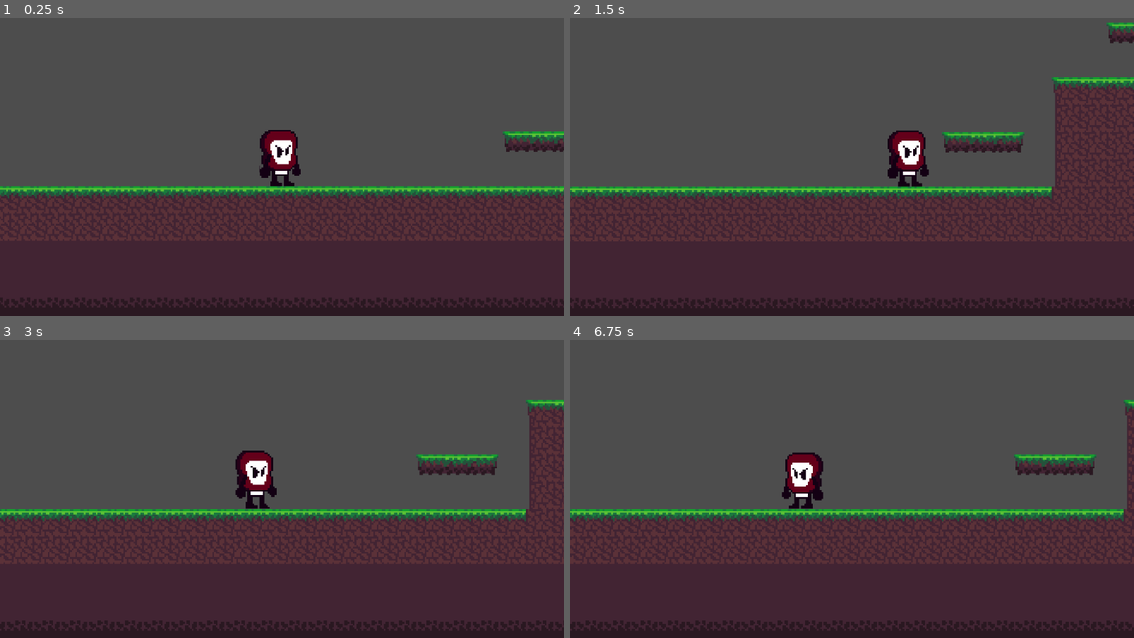
Above: before the commit, frames 1-4 (two rows, left to right).
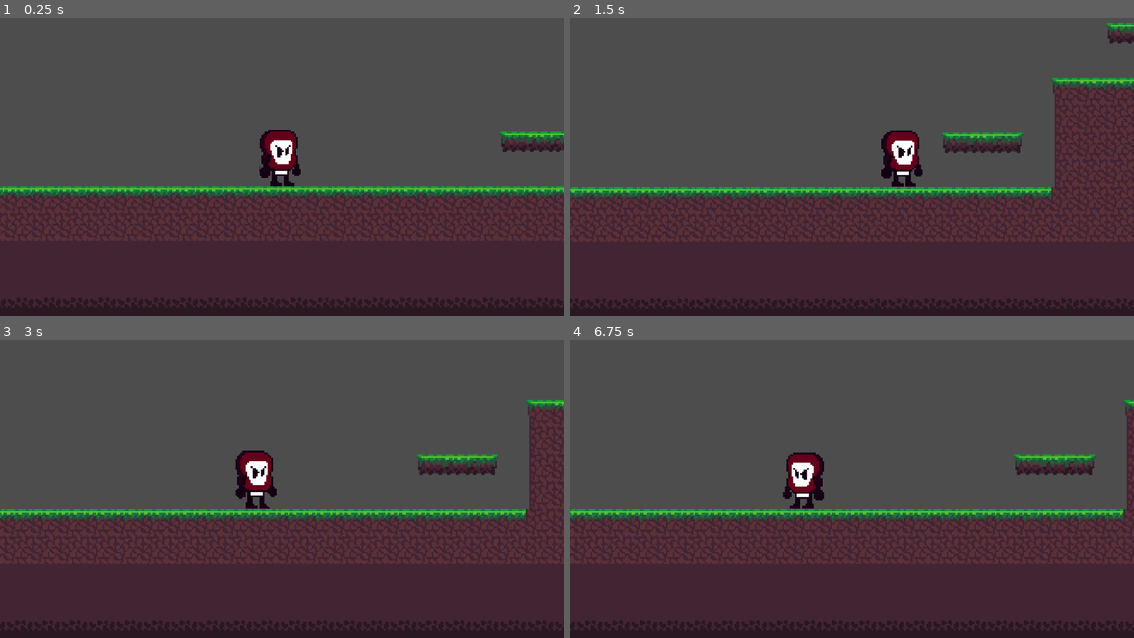
Above: after the commit, the same moments.

Repository: Crayonzla/Ketchup
Game: Godot game, scene res://world.tscn
Two runs of this game, one before a commit and one after it. Both use one fixed random seed, a clock stepped at 60 frames per second and the inputs below.
Inputs:
- Up to frame 1 (0.25 s): no input
- Up to frame 2 (1.5 s): tap Enter (ui_accept) at 0.5, 1.35 s; hold Enter (ui_accept) 0.53-1.28 s; hold Right (ui_right) from 0.53 s (still down)
- Up to frame 3 (3 s): tap Enter (ui_accept) at 1.52, 1.82, 2.85 s; release Right (ui_right) at 2.03 s; hold Left (ui_left) 2.03-2.78 s; hold Enter (ui_accept) 2.03-2.78 s; hold Right (ui_right) from 2.78 s (still down)
- Up to frame 4 (6.75 s): tap Enter (ui_accept) at 3.02, 3.32, 4.35, 4.52, 4.82, 5.85, 6.02, 6.32 s; hold Enter (ui_accept) 3.53-4.28 s; release Right (ui_right) at 4.28 s; hold Left (ui_left) 4.28-5.03 s; hold Right (ui_right) 5.03-5.78 s; hold Enter (ui_accept) 5.03-5.78 s; hold Left (ui_left) from 5.78 s (still down); hold Enter (ui_accept) from 6.53 s (still down)

The runs differ from the first frame. In frame 1, 8.0% of the frame differs, in the area x 0-100%, y 38-75%; in frame 2, 3.9%; in frame 3, less than 0.1%; in frame 4, 0.5%.

Commit message:
maxspeed changed

Diff:
--- a/Funny Gamejam Project/Player.gd
+++ b/Funny Gamejam Project/Player.gd
@@ -1,7 +1,7 @@
 extends CharacterBody2D
 
 const speed = 1
-const maxspeed = 60
+const maxspeed = 45
 const jumpmax = -100
 const gravity = 325
 const acc = 1
--- a/Funny Gamejam Project/world.tscn
+++ b/Funny Gamejam Project/world.tscn
@@ -194,6 +194,7 @@
 [node name="World" type="Node2D"]
 
 [node name="TileMap" type="TileMap" parent="."]
+position = Vector2(-1, 0)
 scale = Vector2(0.5, 0.5)
 tile_set = SubResource("TileSet_77yr8")
 format = 2
